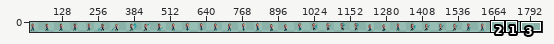
Sprite sheet -- assets/characters/lilah.png. The first picture is a wide view before the edit; the outline marks the close-up.
Close-up. As it was:
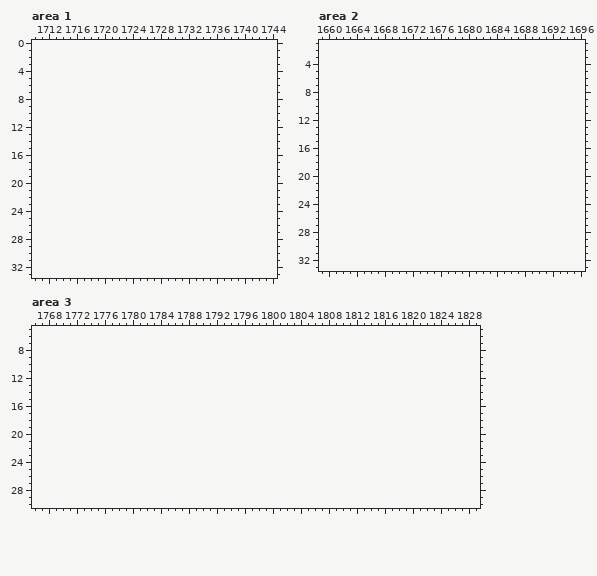
The file is 1650x34 pixels. Colours within 5 levels of each other are drawn and written as one. Shown: area 1: x 1710..1744, y 0..33; area 2: x 1659..1696, y 1..33; area 3: x 1766..1829, y 5..30. The old version is drawn lined up with the new one, on the new canvas. The wide view leaves out empty margins.
Palette (. is transparent): 
And afterwards:
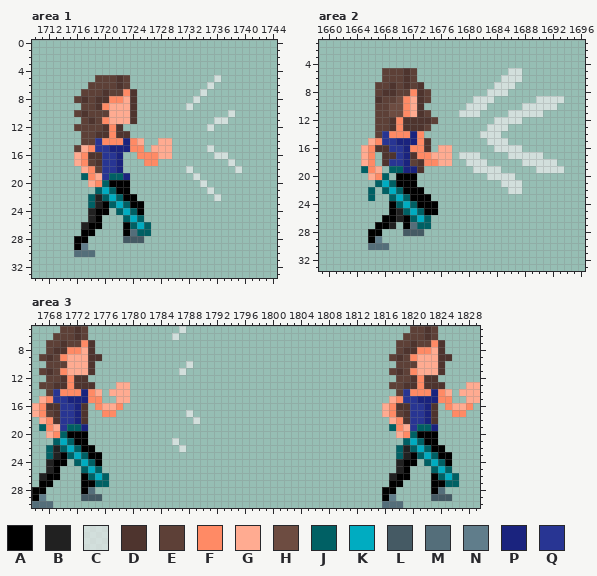
Colours new in this view: A #000000  B #212121  C #eeeeeeaf  D #4e342e  E #5d4037  F #ff8a65  G #ffab91  H #6d4c41  J #006064  K #00acc1  L #455a64  M #546e7a  N #607d8b  P #1a237e  Q #283593
Difference:
canvas 1650x34 -> 1850x34
Changed rows in their new state; - is an unchanged pixel.
Area 1:
first column x 1716:
 5 ---EEEDE------------C---
 6 --EEEEDE-----------C----
 7 -EEEDEEFD---------C-----
 8 EDEDDFFGD--------C------
 9 -EEDFGGGD-------C-------
10 EDEEEGGGD-------------C-
11 -EDEFGGGD-----------CC--
12 EEEEDFD------------C----
13 -EEDDFDD----------------
14 -EEQFFFPFG--GG----------
15 EGFQQPPPFF-GGG-----C----
16 GFDDQQP--FFFGG------CC--
17 GFEDQQP---FF----------C-
18 -GFEQQP---------C------C
19 -JFGQJJP---------C------
20 --GFJAAA----------C-----
21 ---JKJAA-----------C----
22 --JBJKJAA-----------C---
23 --JBAJKJAA--------------
24 --BAA-JKJA--------------
25 --BA---JKJ--------------
26 -BAA---AJKJ-------------
27 -AA----AMJJ-------------
28 AA-----LLL--------------
29 AN----------------------
30 MMM---------------------
Area 2:
first column x 1665:
 5 ---EEEDE-------------CC------
 6 ---EEEDE------------CCC------
 7 --EEDEDED----------CCC-------
 8 --EDDEEFDE--------CCC--------
 9 --DEEHFGDE------CCC------CCCC
10 --EEHHFGD------CCC-----CCCCC-
11 --EEHHFGDE----CCC----CCCCC---
12 --EEDFDDDDE--------CCCC------
13 --EEDFDDDE--------CCC--------
14 --EQFFFPF--------CCC---------
15 -GFQQPPPFD--------CCC--------
16 GFDDQQPFFD-GG------CCCC------
17 GF-DDQPDFFGGG-CCC----CCCCC---
18 GF-DQQPEDFFGG--CCC-----CCCCC-
19 JFG-JJPPD-------CCCC-----CCCC
20 -GFJ-AAA----------CCCC-------
21 --JKJAAA------------CCC------
22 -J-JKJAAA------------CC------
23 -J--JKJAAA-------------------
24 ----AJKJAAA------------------
25 ----ABJKJAA------------------
26 ---AABAJKJ-------------------
27 --AAB-AMJJ-------------------
28 -AA---LLL--------------------
29 -AN--------------------------
30 -MMM-------------------------
Area 3:
first column x 1766:
 5 ----EEDE-------------C--------------------------------EEDE------
 6 ---EEEDE------------C--------------------------------EEEDE------
 7 --EEDEEFD-------------------------------------------EEDEEFD-----
 8 --EDDFFGD-------------------------------------------EDDFFGD-----
 9 -EDEFGGGDD-----------------------------------------EDEFGGGDD----
10 --EEEGGGD-------------C-----------------------------EEEGGGD-----
11 -EDEFGGGD------------C-----------------------------EDEFGGGD-----
12 --EEDFDD--------------------------------------------EEDFDD------
13 -EEDDFDDD---GG-------------------------------------EEDDFDDD---GG
14 --EQFFFPFG-GGG--------------------------------------EQFFFPFG-GGG
15 -GFQQPPPFF--GG-------------------------------------GFQQPPPFF--GG
16 GFDDQQPD-FGGF-------------------------------------GFDDQQPD-FGGF-
17 GFEDQQPD--FF----------C---------------------------GFEDQQPD--FF--
18 -GFDQQPD---------------C---------------------------GFDQQPD------
19 -JFGQJJP-------------------------------------------JFGQJJP------
20 --GFJAAA--------------------------------------------GFJAAA------
21 ---JKJAA------------C--------------------------------JKJAA------
22 --JBJKJAA------------C------------------------------JBJKJAA-----
23 --JBAJKJAA------------------------------------------JBAJKJAA----
24 --BAA-JKJA------------------------------------------BAA-JKJA----
25 --BA---JKJ------------------------------------------BA---JKJ----
26 -BAA---AJKJ----------------------------------------BAA---AJKJ---
27 -AA----AAJJ----------------------------------------AA----AAJJ---
28 AA-----AM-----------------------------------------AA-----AM-----
29 AN-----LLL----------------------------------------AN-----LLL----
30 MMM-----------------------------------------------MMM-----------
Where, in picture pixels (left, top, right, bottom), the same in both close-ups:
added: (74, 75, 242, 257)
added: (361, 68, 564, 250)
added: (32, 326, 130, 508)
added: (172, 326, 193, 375)
added: (382, 326, 480, 508)
added: (172, 410, 200, 452)
